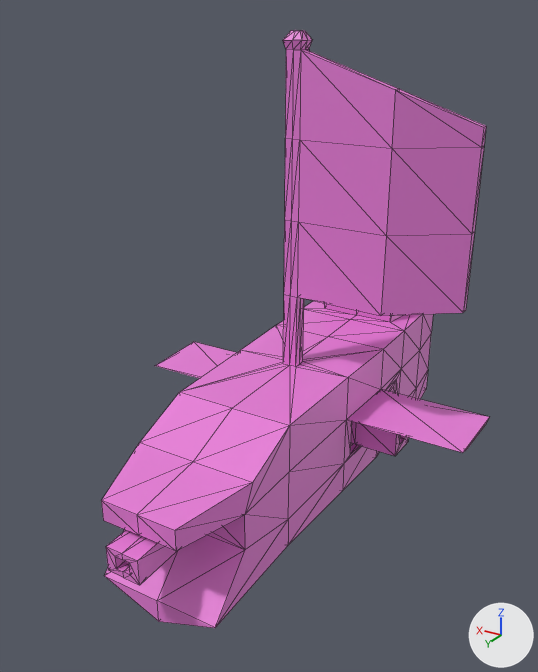
The glTF model src/front_end/public/models/portfolioShip.glb, before and after one commit.
One viewpoint serves both versions: a camera (50 mm lens) standing at (-4.49, 9.18, 5.2) and looking at (0.01, 1.68, 1.45). The lights are fixed; the arrows at lower right show +X, +Y and +Z. The older version comes first. Mesh edges are drawn as thin lines. Where no turn or scale is listed for an object, it has been applied to the vertices. Vertices at exactly the same position are counted once.

Before the edit, the objects in view are built like this:
```python
me_cube = bpy.data.meshes.new('Cube')
me_cube.from_pydata(...)  # 320 vertices, 646 faces; spans x -2.48..2.48, y -2.58..4.65, z -1.58..5.04
me_cube.materials.append(mat_material)  # pink #e77dd8
ob_cube = bpy.data.objects.new('Cube', me_cube)
ob_cube.location = (0.0, 0.0, 0.0)
```
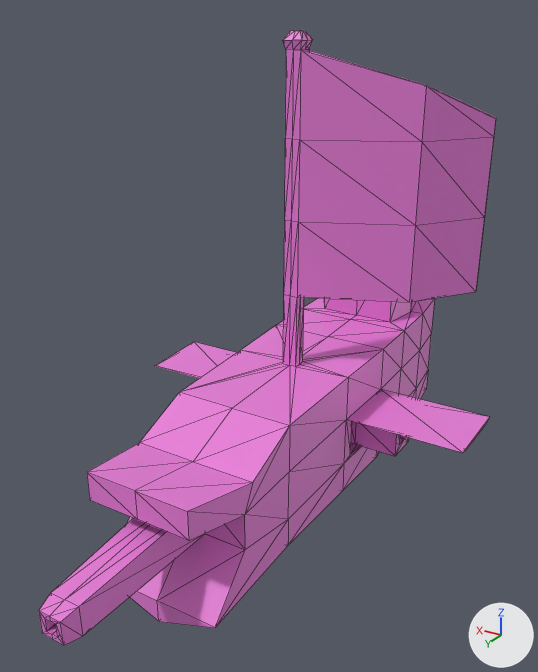
The newer file is also turned or shifted as a whole; pictures and numbers use the older file's frame.

What the commit changed:
me_cube is used by ob_cube; location (0.0, 0.0, 0.0).
me_cube had 320 vertices, 646 faces and spanned x -2.48..2.48, y -2.58..4.65, z -1.58..5.04.
me_cube now has 318 vertices, 642 faces and spans x -2.48..2.48, y -2.58..5.65, z -1.58..5.04.
Part 1, on me_cube:
8 vertices are removed from x -0.22..0.22, y 3.54..4.65, z -0.22..0.1.
32 faces are deleted.
20 vertices move from x -0.49..0.49, y 3.54..4.65, z -0.22..0.41 to x -0.67..0.67, y 3.54..5.65, z -0.29..0.71.
14 vertices are added at x -0.25..0.25, y 3.54..5.65, z -0.29..0.18.
44 new faces join them.
Part 2, on me_cube:
8 vertices are removed from x -0.88, y -0.65..-0.15, z -0.4..0.07.
21 faces are deleted.
4 vertices in x -1.3, y 1.09, z 1.83..4.46 move by (-0.09, -0.62, 0.0).
4 vertices in x -1.29, y 1.19, z 1.83..4.46 move by (-0.13, -0.62, 0.0).
4 vertices in x -2.13, y 0.49, z 1.83..4.05 move by (0.12, -0.85, 0.0).
4 vertices in x -2.13, y 0.59, z 1.83..4.05 move by (0.1, -0.85, 0.0).
5 new faces join them.

Boxes (x1, y1, x2, y2) around the edits, measured in the pictures (538 x 672 px; the box of a moved part takes in the faces that stretch with it):
'Cube', reshaped (18% wider)
    before: (101, 30, 489, 628)
    after: (39, 30, 496, 645)
part 1 of me_cube, moved or reshaped
    before: (101, 443, 252, 585)
    after: (39, 443, 252, 645)
part 2 of me_cube, moved or reshaped
    before: (297, 49, 486, 394)
    after: (297, 49, 496, 394)
